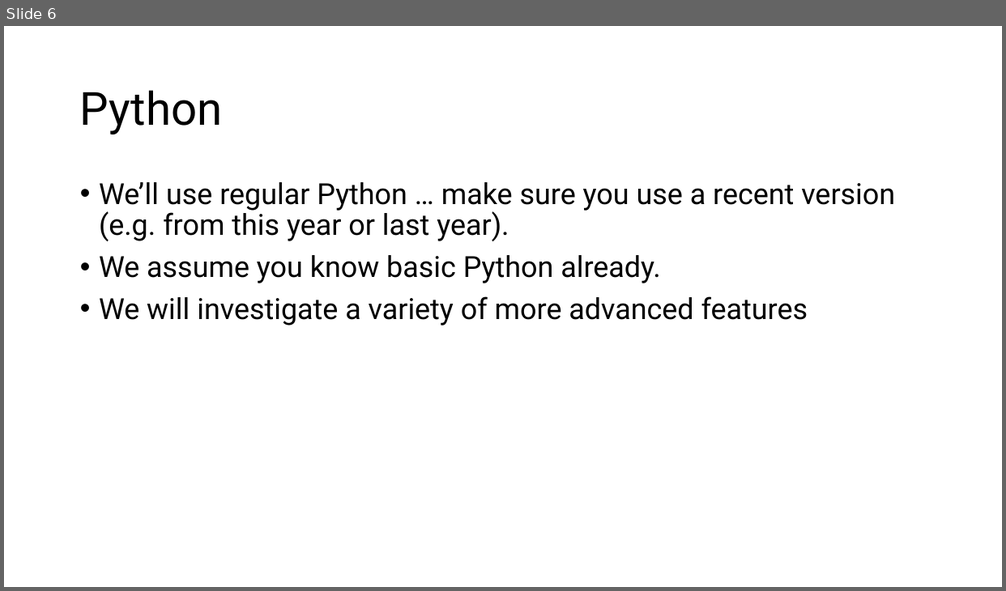
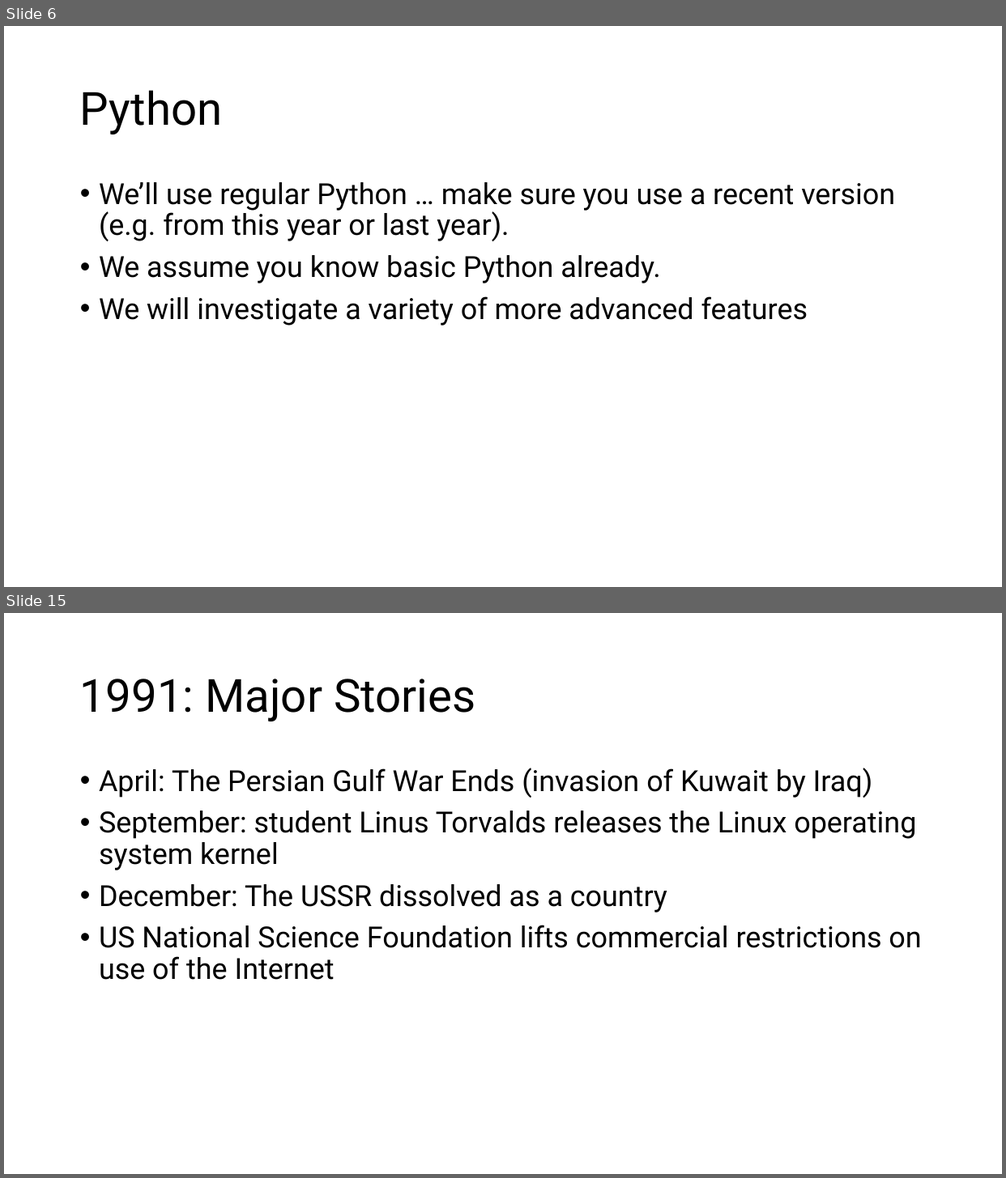
Before and after one commit to tjd1234/cmpt383fall2026, a slide deck: python/PythonIntro.pptx. Shown one above the other, each under a label of ours: slide 6 before the commit, slides 6 and 15 after it; the slides between them are not shown. The pictures are 1006x591 and 1006x1178 pixels, drawn with LibreOffice and Linux fonts; fonts in the diff are those of the drawing. Boxes give left, top, right and bottom in pixels: in the first picture for what was removed or moved away, otherwise in the second. Text is boxed around its words. In the diff, an @@ line names an element or a change of style, - is before the commit and + after.

```diff
--- a/python/PythonIntro.pptx
+++ b/python/PythonIntro.pptx
@@ slide 15 added at bbox=[4, 613, 1002, 1174], background #FFFFFF @@
@@ title added at bbox=[80, 679, 475, 722], 44 pt, text #000000 @@
+1991: Major Stories
@@ text added at bbox=[99, 768, 921, 980], 28 pt, text #000000 @@
+• April: The Persian Gulf War Ends (invasion of Kuwait by Iraq)
+• September: student Linus Torvalds releases the Linux operating system kernel
+• December: The USSR dissolved as a country
+• US National Science Foundation lifts commercial restrictions on use of the Internet
```
Also in this commit, not shown: 3 slides changed, 13 other slides added, 1 other file.
